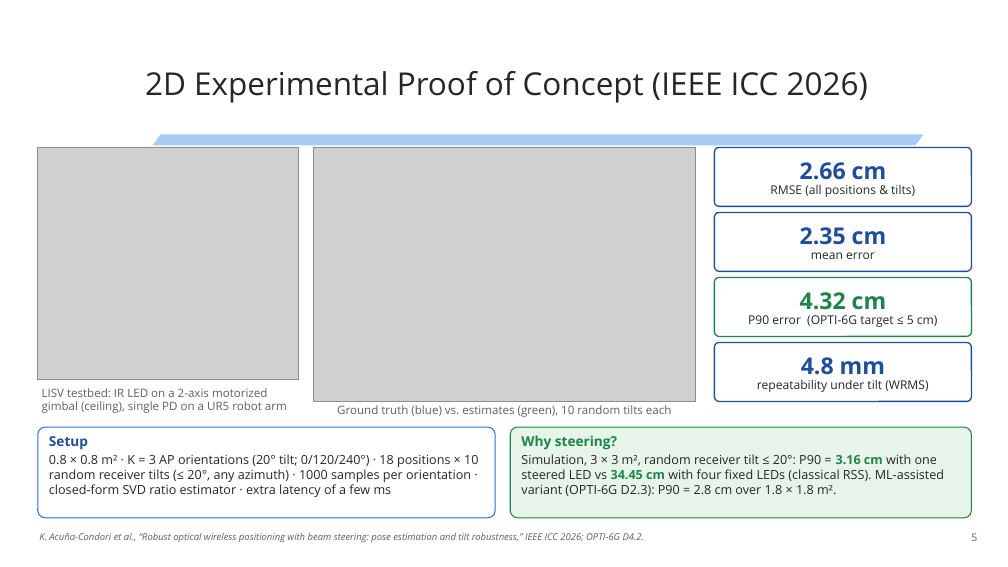
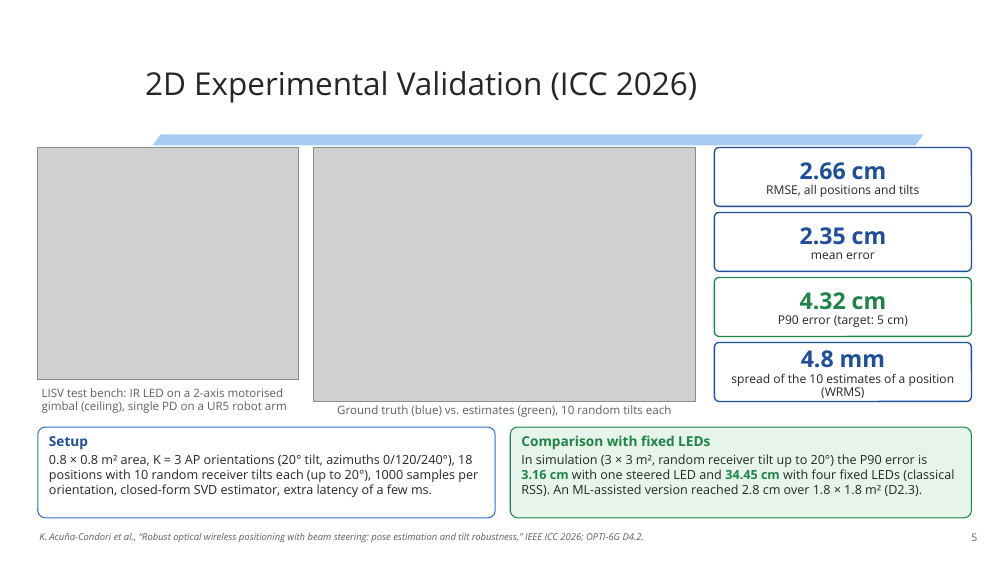
Before and after one commit to kevin-acuna/simulation_VLP, a slide deck: slide 5 of OPTI-6G/ArchWG_Presentation/OPTI-6G_ArchWG_Beamsteering_Positioning_UVSQ_2026-11-20.pptx. Drawn at 1008x567 pixels with LibreOffice and Linux fonts; fonts in the diff are those of the drawing; grey boxes stand for pictures; background and template pictures are left out. Boxes give left, top, right and bottom in pixels: in the first picture for what was removed or moved away, otherwise in the second. Text is boxed around its words. In the diff, an @@ line names an element or a change of style, - is before the commit and + after.

```diff
--- a/OPTI-6G/ArchWG_Presentation/OPTI-6G_ArchWG_Beamsteering_Positioning_UVSQ_2026-11-20.pptx
+++ b/OPTI-6G/ArchWG_Presentation/OPTI-6G_ArchWG_Beamsteering_Positioning_UVSQ_2026-11-20.pptx
@@ title at (145,71,697,103): text changed @@
-2D Experimental Proof of Concept (IEEE ICC 2026)
+2D Experimental Validation (ICC 2026)
@@ text in rounded rectangle at (766,185,919,197): text changed @@
-RMSE (all positions & tilts)
+RMSE, all positions and tilts
@@ text in rounded rectangle at (778,315,908,327): text changed @@
-P90 error (OPTI-6G target ≤ 5 cm)
+P90 error (target: 5 cm)
@@ text at (42,388,287,413): text changed @@
-LISV testbed: IR LED on a 2-axis motorized gimbal (ceiling), single PD on a UR5 robot arm
+LISV test bench: IR LED on a 2-axis motorised gimbal (ceiling), single PD on a UR5 robot arm
@@ text in rounded rectangle at (731,374,955,398): text changed @@
-repeatability under tilt (WRMS)
+spread of the 10 estimates of a position (WRMS)
@@ text in rounded rectangle at (521,435,954,496): text changed @@
-Why steering?
-Simulation, 3 × 3 m², random receiver tilt ≤ 20°: P90 = 3.16 cm with one steered LED vs 34.45 cm with four fixed LEDs (classical RSS). ML-assisted variant (OPTI-6G D2.3): P90 = 2.8 cm over 1.8 × 1.8 m².
+Comparison with fixed LEDs
+In simulation (3 × 3 m², random receiver tilt up to 20°) the P90 error is 3.16 cm with one steered LED and 34.45 cm with four fixed LEDs (classical RSS). An ML-assisted version reached 2.8 cm over 1.8 × 1.8 m² (D2.3).
@@ text in rounded rectangle at (49,454,478,497): text changed @@
-0.8 × 0.8 m² · K = 3 AP orientations (20° tilt; 0/120/240°) · 18 positions × 10 random receiver tilts (≤ 20°, any azimuth) · 1000 samples per orientation · closed-form SVD ratio estimator · extra latency of a few ms
+0.8 × 0.8 m² area, K = 3 AP orientations (20° tilt, azimuths 0/120/240°), 18 positions with 10 random receiver tilts each (up to 20°), 1000 samples per orientation, closed-form SVD estimator, extra latency of a few ms.
```
Also in this commit, not shown: 15 other slides changed, 1 slide added, 2 slides removed, 41 other files.
